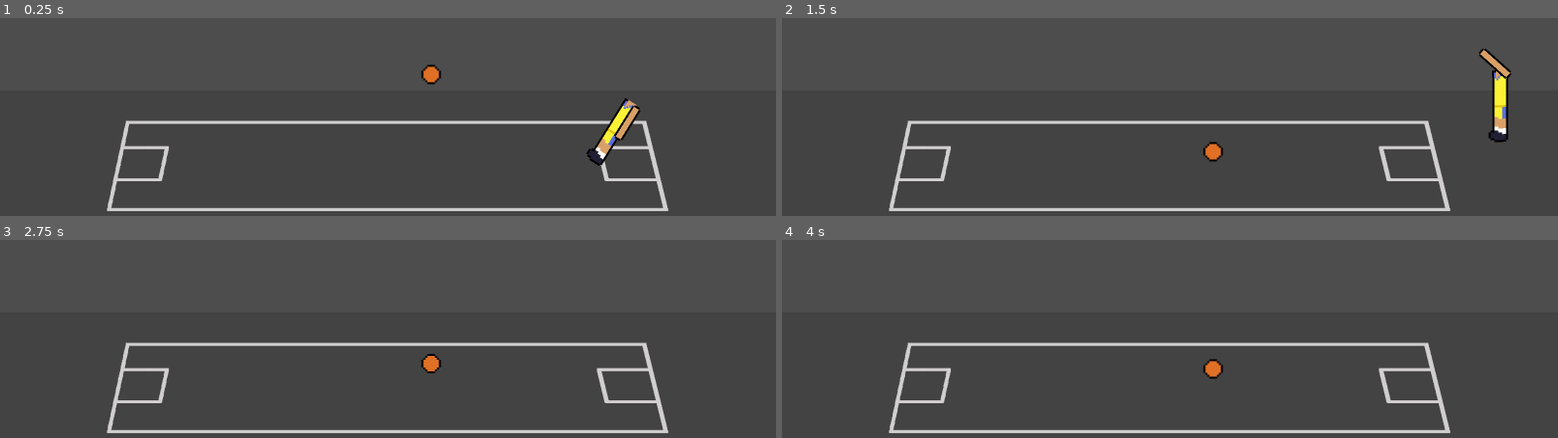
Above: before the commit, frames 1-4 (two rows, left to right).
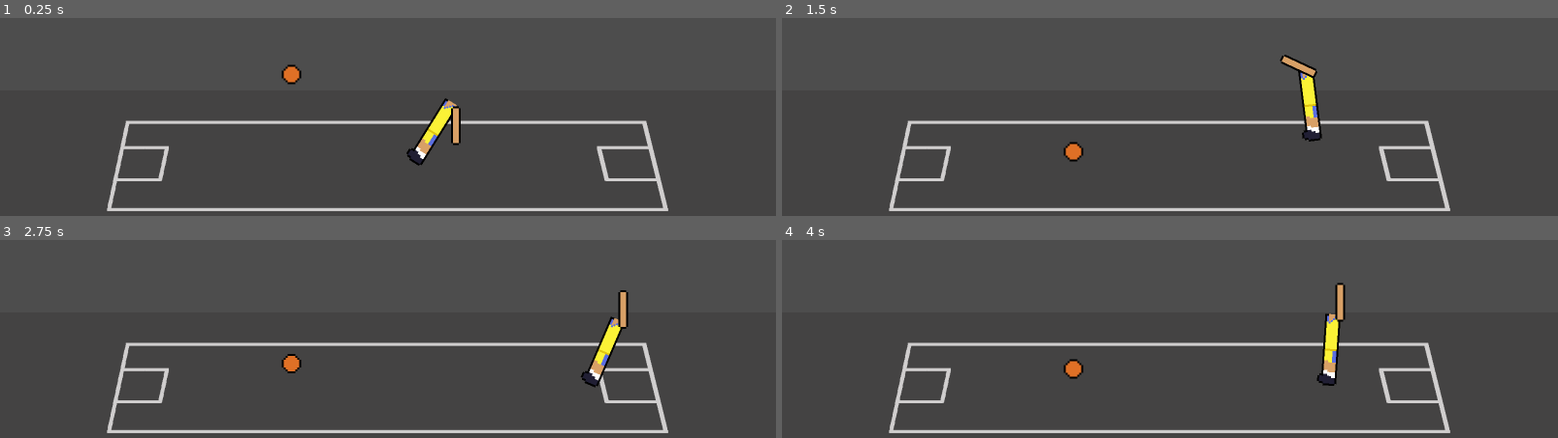
Above: after the commit, the same moments.

Repository: NateSchmude/basket-randoms
Game: Godot game, scene res://Scenes/main.tscn
The game is run twice, just before and just after one commit, with the same random seed, the same clock (stepped at 60 frames per second) and the same inputs.
Inputs (mouse positions are in pixels of both pictures, inside the frame that each line leads up to):
- Up to frame 1 (0.25 s): no input
- Up to frame 2 (1.5 s): tap Enter at 0.5 s; move the mouse to (outside the picture) at 0.52 s; hold Right 0.53-1.28 s; hold Up (jump) 0.53-1.28 s; tap ` (dih) at 0.6 s; click (outside the picture) at 0.67 s; move the mouse to (1014, 41) at 1.27 s; hold Down from 1.28 s (still down); tap Up (jump) at 1.35 s
- Up to frame 3 (2.75 s): tap Up (jump) at 1.52, 1.82 s; tap ` (dih) at 1.55, 2.1 s; move the mouse to (outside the picture) at 2.02 s; release Down at 2.03 s; hold Right from 2.03 s (still down); hold Up (jump) from 2.03 s (still down)
- Up to frame 4 (4 s): move the mouse to (1131, 321) at 2.77 s; release Up (jump) at 2.78 s; tap Alt at 2.85 s; click (1131, 321) at 2.92 s; tap Up (jump) at 3.02, 3.32 s; tap ` (dih) at 3.05 s; move the mouse to (1402, 303) at 3.52 s; release Right at 3.53 s; hold Left from 3.53 s (still down); hold Up (jump) from 3.53 s (still down); tap Shift at 3.6 s

The runs differ from the first frame. In frame 1, 2.2% of the frame differs, in the area x 36-83%, y 23-75%; in frame 2, 2.3%, in the area x 36-94%, y 15-73%; in frame 3, 1.4%; in frame 4, 1.4%.
Error before the commit: Invalid assignment of property or key 'global_position' with value of type 'Vector2' on a base object of type 'Nil'. (res://Scripts/arm.gd:22)

Commit message:
Shooting works well enough for now, yippe!

Diff:
--- a/Scenes/arm.tscn
+++ /dev/null
@@ -1,25 +0,0 @@
-[gd_scene format=3 uid="uid://0i641q8n31es"]
-
-[ext_resource type="Texture2D" uid="uid://csq4b17d4hs5m" path="res://Media/arm.png" id="2_wbqlu"]
-
-[sub_resource type="CircleShape2D" id="CircleShape2D_i3pqv"]
-radius = 17.029387
-
-[node name="Node2D" type="Node2D" unique_id=247044981]
-position = Vector2(19.999996, -118.99997)
-
-[node name="Sprite2D2" type="Sprite2D" parent="." unique_id=1297985517]
-texture_filter = 1
-position = Vector2(3.8146973e-06, 41.99997)
-scale = Vector2(4.9999995, 4.9999995)
-texture = ExtResource("2_wbqlu")
-
-[node name="Hand_Area" type="Area2D" parent="." unique_id=1932975156]
-position = Vector2(16, -117)
-
-[node name="Hand_Shape" type="CollisionShape2D" parent="Hand_Area" unique_id=667298137]
-z_index = 10
-position = Vector2(-15.999992, 197.99994)
-shape = SubResource("CircleShape2D_i3pqv")
-
-[connection signal="area_shape_entered" from="Hand_Area" to="." method="_on_area_2d_area_shape_entered"]
--- a/Scenes/ball.tscn
+++ b/Scenes/ball.tscn
@@ -13,7 +13,7 @@
 radius = 73.00685
 
 [node name="Node2D" type="Node2D" unique_id=1588292070]
-position = Vector2(1111, 589)
+position = Vector2(751, 589)
 
 [node name="RigidBody2D" type="RigidBody2D" parent="." unique_id=338403846]
 collision_layer = 2
--- /dev/null
+++ b/Scenes/hoop.tscn
@@ -0,0 +1,20 @@
+[gd_scene format=3 uid="uid://bt54p6gu0ur1d"]
+
+[sub_resource type="RectangleShape2D" id="RectangleShape2D_j06ej"]
+size = Vector2(20, 75)
+
+[sub_resource type="RectangleShape2D" id="RectangleShape2D_gwosq"]
+
+[node name="Node2D" type="Node2D" unique_id=1507191475]
+position = Vector2(343, 286)
+
+[node name="RigidBody2D" type="RigidBody2D" parent="." unique_id=1797494531]
+
+[node name="CollisionShape2D" type="CollisionShape2D" parent="RigidBody2D" unique_id=604118320]
+position = Vector2(-19, 0)
+shape = SubResource("RectangleShape2D_j06ej")
+
+[node name="Hoop_Area" type="Area2D" parent="." unique_id=986380155 groups=["left_hoop"]]
+
+[node name="CollisionShape2D" type="CollisionShape2D" parent="Hoop_Area" unique_id=1585023321]
+shape = SubResource("RectangleShape2D_gwosq")
--- a/Scenes/main.tscn
+++ b/Scenes/main.tscn
@@ -9,7 +9,7 @@
 [sub_resource type="WorldBoundaryShape2D" id="WorldBoundaryShape2D_ig7tw"]
 distance = -234.0
 
-[node name="Node2D" type="Node2D" unique_id=300423676]
+[node name="Node2D" type="Node2D" unique_id=300423676 groups=["left_hoop"]]
 script = ExtResource("1_bo1nx")
 
 [node name="StaticBody2D" type="StaticBody2D" parent="." unique_id=782080409]
--- a/Scenes/player.tscn
+++ b/Scenes/player.tscn
@@ -1,6 +1,6 @@
 [gd_scene format=3 uid="uid://bi3cqfmp7p2na"]
 
-[ext_resource type="Script" uid="uid://dme0c15k0amj3" path="res://Scripts/Player.gd" id="1_i3pqv"]
+[ext_resource type="Script" uid="uid://dme0c15k0amj3" path="res://Scripts/player.gd" id="1_i3pqv"]
 [ext_resource type="Texture2D" uid="uid://ckwje63lciaxw" path="res://Media/BR_test.png" id="2_i3pqv"]
 [ext_resource type="Script" uid="uid://dv01epqge5vs8" path="res://Scripts/arm.gd" id="3_hqtel"]
 [ext_resource type="Texture2D" uid="uid://csq4b17d4hs5m" path="res://Media/arm.png" id="3_i3pqv"]
@@ -16,7 +16,7 @@
 radius = 27.018513
 
 [node name="Node2D" type="Node2D" unique_id=870122406]
-position = Vector2(1517, 800)
+position = Vector2(1053, 800)
 
 [node name="Torso" type="RigidBody2D" parent="." unique_id=2067155214]
 physics_interpolation_mode = 1
@@ -45,24 +45,24 @@
 position = Vector2(-2.3841858e-07, 39.999992)
 shape = SubResource("CircleShape2D_onrkg")
 
-[node name="Node2D" type="Node2D" parent="Torso" unique_id=875332487]
+[node name="Arm" type="Node2D" parent="Torso" unique_id=875332487]
 position = Vector2(20, -119)
 script = ExtResource("3_hqtel")
 
-[node name="Sprite2D2" type="Sprite2D" parent="Torso/Node2D" unique_id=353850295]
+[node name="Sprite2D2" type="Sprite2D" parent="Torso/Arm" unique_id=353850295]
 texture_filter = 1
 position = Vector2(3.8146973e-06, 41.99997)
 scale = Vector2(4.9999995, 4.9999995)
 texture = ExtResource("3_i3pqv")
 
-[node name="Hand_Area" type="Area2D" parent="Torso/Node2D" unique_id=1400407199]
+[node name="Hand_Area" type="Area2D" parent="Torso/Arm" unique_id=1400407199 groups=["hand"]]
 position = Vector2(1.0000036, 80.999954)
 
-[node name="Hand_Shape" type="CollisionShape2D" parent="Torso/Node2D/Hand_Area" unique_id=862060281]
+[node name="Hand_Shape" type="CollisionShape2D" parent="Torso/Arm/Hand_Area" unique_id=862060281]
 z_index = 10
 position = Vector2(7.6293945e-06, -1.0000134)
 shape = SubResource("CircleShape2D_i3pqv")
 
 [connection signal="area_entered" from="Torso/Area2D" to="Torso" method="_on_area_2d_area_entered"]
 [connection signal="area_exited" from="Torso/Area2D" to="Torso" method="_on_area_2d_area_exited"]
-[connection signal="area_shape_entered" from="Torso/Node2D/Hand_Area" to="Torso/Node2D" method="_on_area_2d_area_shape_entered"]
+[connection signal="area_shape_entered" from="Torso/Arm/Hand_Area" to="Torso/Arm" method="_on_area_2d_area_shape_entered"]
--- a/Scripts/arm.gd
+++ b/Scripts/arm.gd
@@ -2,35 +2,47 @@
 
 var target_pos
 var ball_held=false;
-signal ball_touched(ball_held: bool)
-@onready var hand_area = get_node("Hand_Area")
+#signal ball_touched(ball_held: bool)
+var hoop_area: Node2D
+@onready var hand_area: Area2D = $Hand_Area
+var hoop_pos: Vector2
+var hand_area_pos: Vector2
 var ball_that_is_held = null;
 
+@export var throw_strength: = .125
 
-# Called when the node enters the scene tree for the first time.
 func _ready() -> void:
-	pass # Replace with function body.
-
-func get_ball_held():
-	return ball_held
-
-
-
+	hoop_area = get_tree().get_first_node_in_group("left_hoop")
 # Called every frame. 'delta' is the elapsed time since the previous frame.
 func _process(delta: float) -> void:
+	if hoop_area:
+		hoop_pos = hoop_area.global_position
+		#print(hoop_pos)
+	#if hand_area:
+		#hand_area_pos = hand_area.global_position
+		#print(hand_area_pos)
+
 	if ball_held:
 		ball_that_is_held.global_position=$Hand_Area.global_position
-	var arm_idle= -(Player.rotation)
-	var arm_straight=deg_to_rad(180)-(Player.rotation)
+	var arm_idle= -($"..".rotation)
+	var arm_straight=deg_to_rad(180)-($"..".rotation)
 	if Input.is_action_pressed("jump"):
 		target_pos=arm_straight
 	else:
 		target_pos=arm_idle
 	rotation= move_toward(rotation, target_pos,10*delta)
+	if ball_held and Input.is_action_just_released("jump"):
+		throw_ball()
+
+func throw_ball() -> void:
+	var direction: Vector2 = hand_area.global_position.direction_to(hoop_pos)
+	print(direction)
+	ball_that_is_held.throw(direction * throw_strength)
+	ball_that_is_held=null
+	ball_held = false
 
 func _on_area_2d_area_shape_entered(area_rid: RID, area: Area2D, area_shape_index: int, local_shape_index: int) -> void:
 	if area.is_in_group("ball"):
 		ball_that_is_held= area.get_parent()
-	ball_held=true;
-	emit_signal("ball_touched", true)
-	print("ball")
+		ball_that_is_held.call_deferred("hold")
+		ball_held=true;
--- a/Scripts/ball.gd
+++ b/Scripts/ball.gd
@@ -1,17 +1,22 @@
-extends Node2D
+extends RigidBody2D
 
 const normal_mass=0.139
 const held_mass=0.0001
 
 # Called when the node enters the scene tree for the first time.
 func _ready() -> void:
-	Arm.ball_touched.connect(on_ball_pickup)
+	pass
 
 # Called every frame. 'delta' is the elapsed time since the previous frame.
 func _process(delta: float) -> void:
+	#print(global_position)
 	pass
 
-func on_ball_pickup():
-	print(Arm.ball_that_is_held)
-	$".".freeze =true
-	$".".mass= held_mass
+func hold() -> void:
+	freeze = true
+	mass = held_mass;
+
+func throw(impulse: Vector2) -> void:
+	freeze = false
+	mass = normal_mass
+	apply_central_impulse(impulse)
--- a/Scripts/main.gd
+++ b/Scripts/main.gd
@@ -2,6 +2,7 @@
 
 const BALL = preload("res://Scenes/ball.tscn")
 const RIGHT_PLAYER = preload("res://Scenes/player.tscn")
+#const HOOP = preload("res://Scenes/hoop.tscn")
 
 # Called when the node enters the scene tree for the first time.
 func _ready() -> void:
--- a/Scripts/Player.gd
+++ b/Scripts/player.gd
@@ -34,8 +34,8 @@
 
 
 
-	if Input.is_action_just_pressed("dih"):
-		apply_torque_impulse(100000)
+	#if Input.is_action_just_pressed("dih"):
+	#	apply_torque_impulse(100000)
 
 
 func _on_area_2d_area_entered(area: Area2D) -> void:
--- a/project.godot
+++ b/project.godot
@@ -15,11 +15,6 @@
 config/features=PackedStringArray("4.7", "Forward Plus")
 config/icon="res://icon.svg"
 
-[autoload]
-
-Player="*uid://dme0c15k0amj3"
-Arm="*uid://dv01epqge5vs8"
-
 [display]
 
 window/size/viewport_width=2000
@@ -28,6 +23,11 @@
 [editor_plugins]
 
 enabled=PackedStringArray("res://addons/godot_super-wakatime/plugin.cfg")
+
+[global_group]
+
+left_hoop=""
+hand=""
 
 [input]
 
Renamed: Scripts/Player.gd.uid -> Scripts/player.gd.uid
